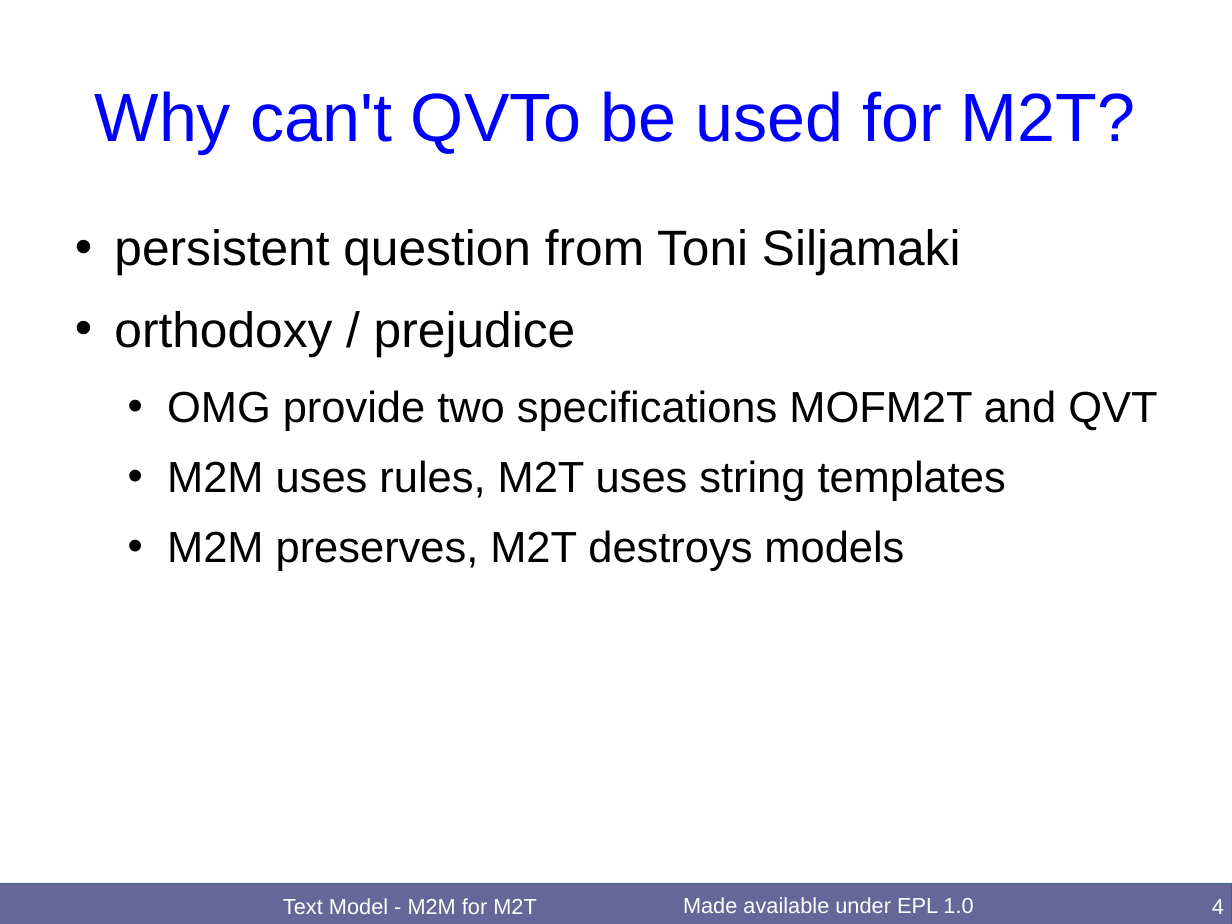
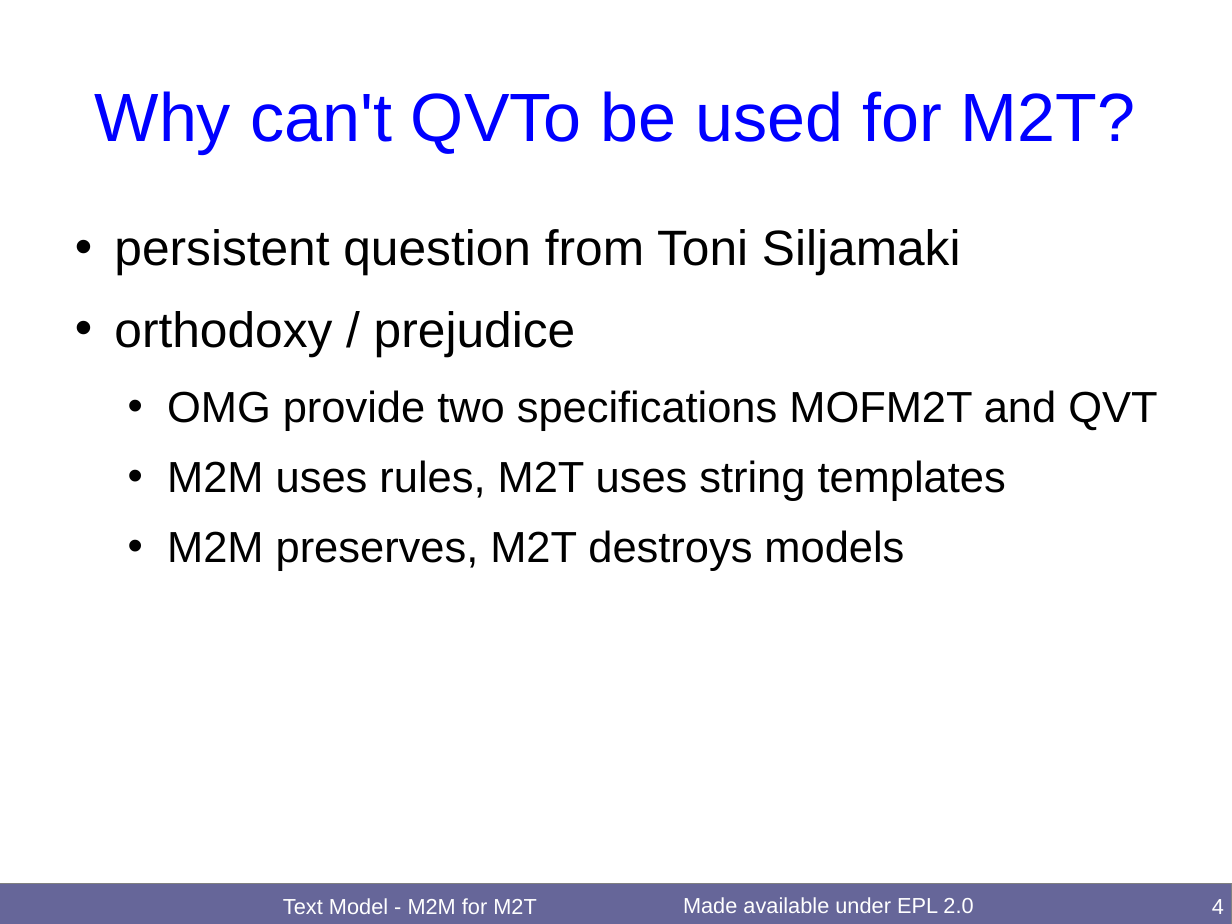
Before and after one commit to merks/mmt-website, a slide deck: slide 4 of qvt/docs/OCL2018TextM2M/TextM2M.odp. Drawn at 1232x924 pixels with LibreOffice and Linux fonts; fonts in the diff are those of the drawing. Boxes give left, top, right and bottom in pixels: in the first picture for what was removed or moved away, otherwise in the second. Text is boxed around its words. In the diff, an @@ line names an element or a change of style, - is before the commit and + after.

Commit message:
OCL2018 workshop Text Model - M2M for M2T actual slides

```diff
--- a/qvt/docs/OCL2018TextM2M/TextM2M.odp
+++ b/qvt/docs/OCL2018TextM2M/TextM2M.odp
@@ rectangle at box(0, 884, 1232, 924): outline #3465A4 0 pt to #808080 0 pt @@
@@ text at box(683, 897, 973, 913): text changed @@
-Made available under EPL 1.0
+Made available under EPL 2.0
```
Also in this commit, not shown: 29 other slides changed.
